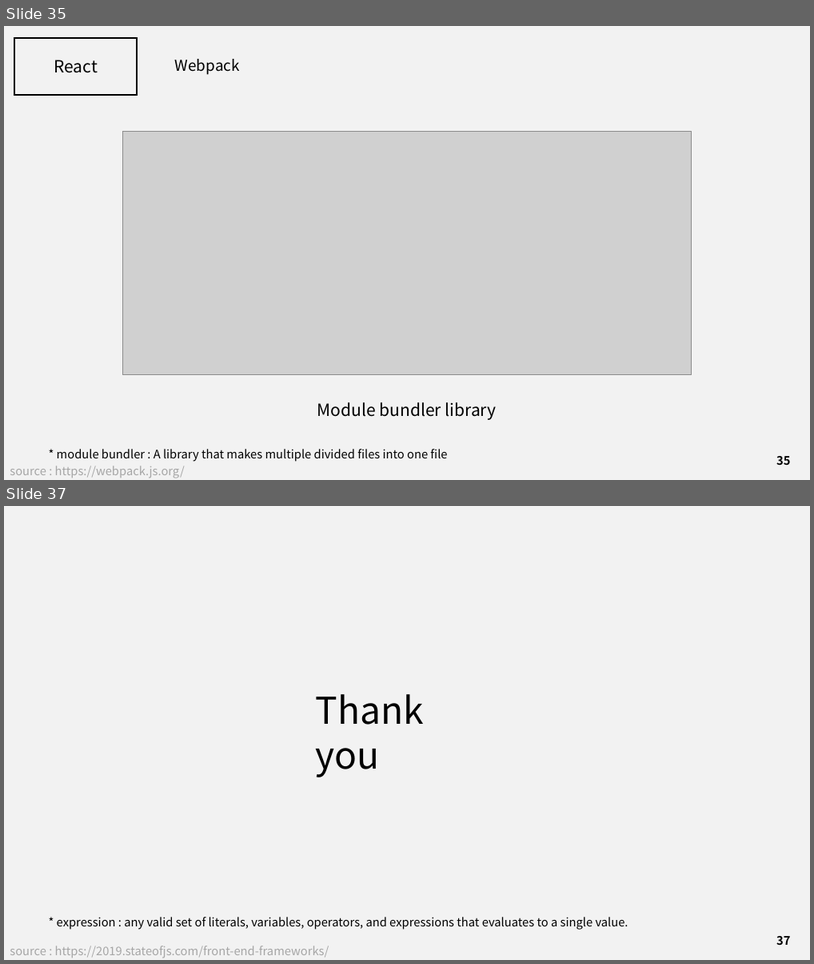
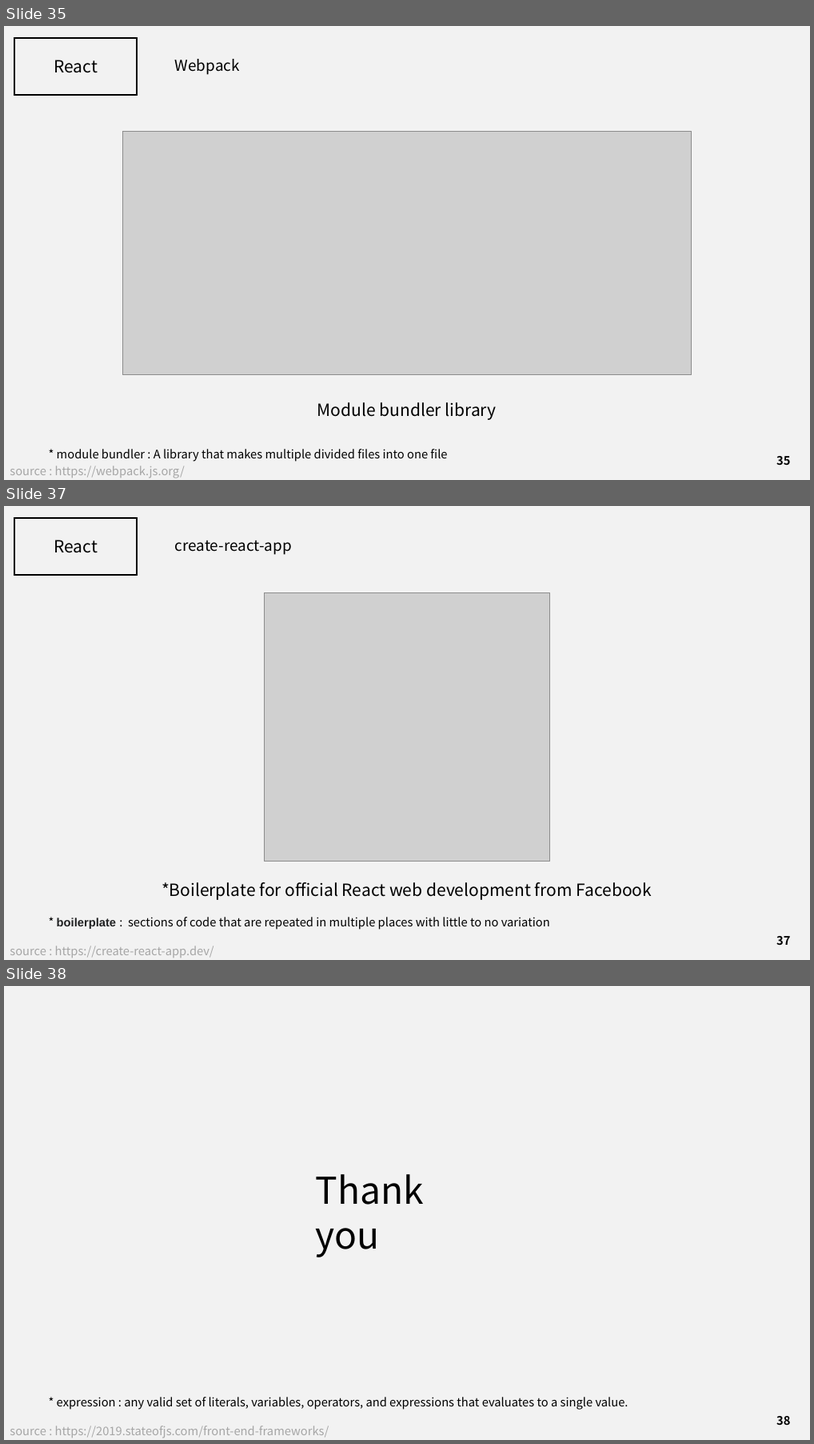
Before and after one commit to J3SUNG/Seminar, a slide deck: 210113_React.pptx. Shown one above the other, each under a label of ours: slides 35 and 37 before the commit, slides 35, 37 and 38 after it; the slides between them are not shown. The pictures are 814x964 and 814x1444 pixels, drawn with LibreOffice and Linux fonts; fonts in the diff are those of the drawing; grey boxes stand for pictures. Boxes give left, top, right and bottom in pixels: in the first picture for what was removed or moved away, otherwise in the second. Text is boxed around its words. In the diff, an @@ line names an element or a change of style, - is before the commit and + after.

```diff
--- a/210113_React.pptx
+++ b/210113_React.pptx
@@ slide 37 added at bbox=[4, 506, 810, 960], background #F2F2F2 @@
@@ rectangle added at bbox=[14, 518, 137, 574], outline #000000 2 pt @@
@@ text added at bbox=[54, 540, 98, 553], 20 pt, text #000000 @@
+React
@@ text added at bbox=[175, 540, 292, 555], 18 pt, text #000000 @@
+create-react-app
@@ picture added at bbox=[264, 593, 550, 862] @@
@@ text added at bbox=[162, 882, 653, 900], 20 pt, text #000000 @@
+*Boilerplate for official React web development from Facebook
@@ text added at bbox=[57, 916, 550, 929], 14 pt, text #000000 @@
+* boilerplate : sections of code that are repeated in multiple places with little to no variation
@@ page number added at bbox=[777, 936, 790, 944], 14 pt, text #000000, bold @@
+37
@@ text added at bbox=[10, 945, 214, 957], 14 pt, text #A6A6A6 @@
+source : https://create-react-app.dev/
@@ what was slide 37 is now slide 38 @@
@@ page number at bbox=[777, 1416, 790, 1424]: text changed @@
-37
+38
```
Also in this commit, not shown: 1 slide changed, 1 other file.
